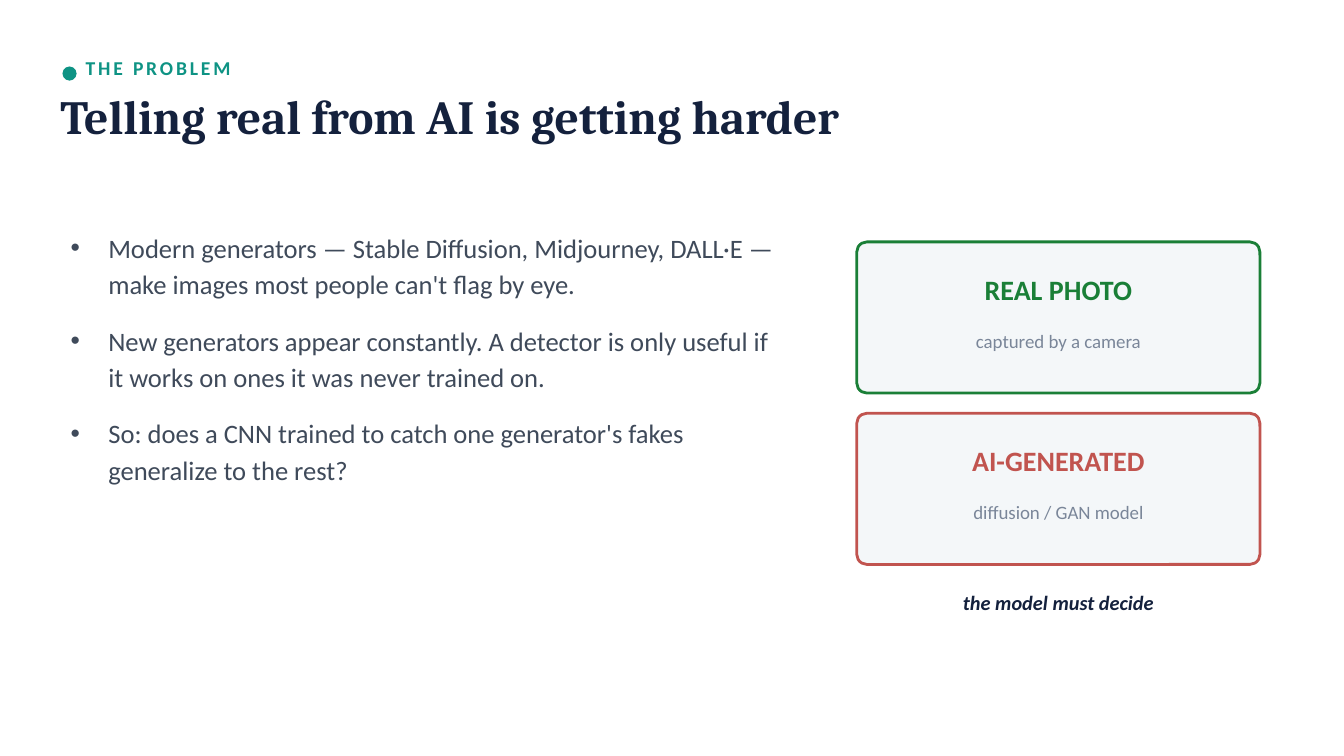
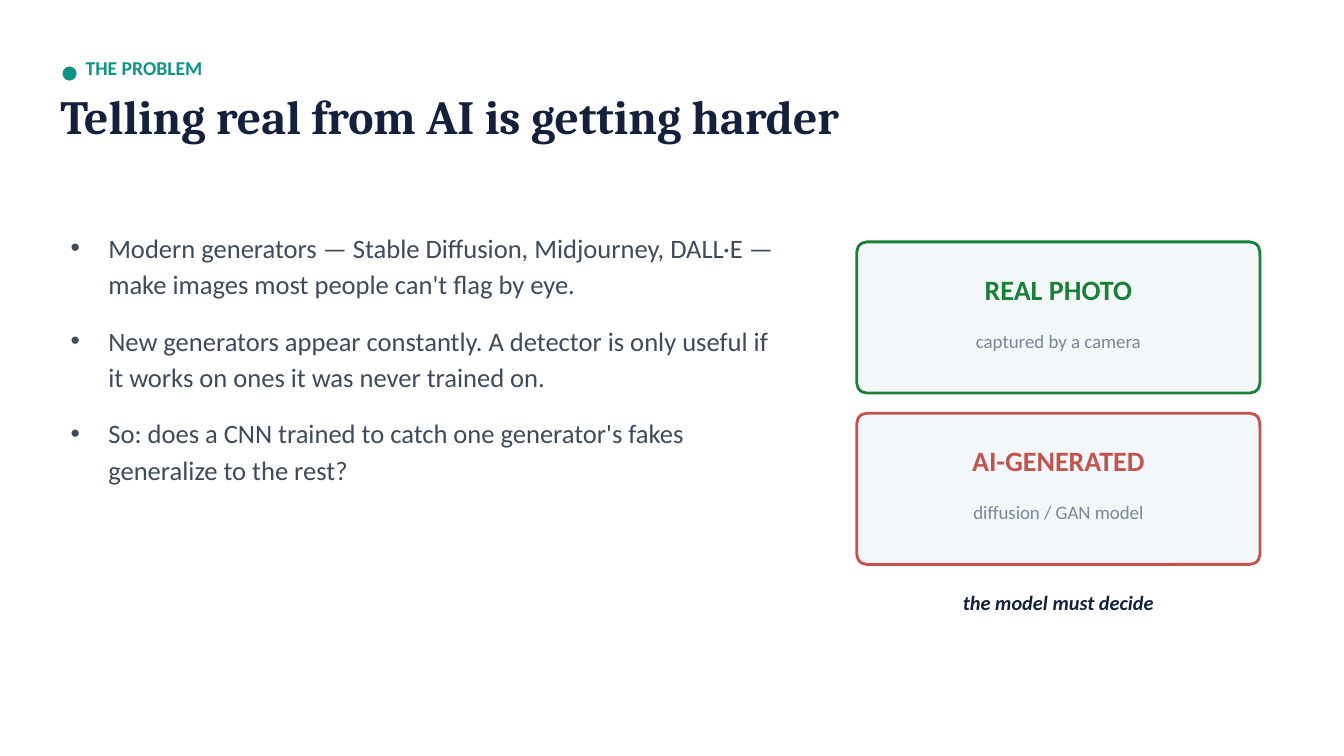
Before and after one commit to LWurtzel/AI-Image-Discrimination, a slide deck: slide 2 of Slides.pptx. Drawn at 1344x756 pixels with LibreOffice and Linux fonts; fonts in the diff are those of the drawing. Boxes give left, top, right and bottom in pixels: in the first picture for what was removed or moved away, otherwise in the second. Text is boxed around its words. In the diff, an @@ line names an element or a change of style, - is before the commit and + after.

```diff
--- a/Slides.pptx
+++ b/Slides.pptx
@@ text "THE PROBLEM" at (86, 62, 203, 75): letter spacing 2 to 0 pt @@
```
Also in this commit, not shown: 11 other slides changed.
